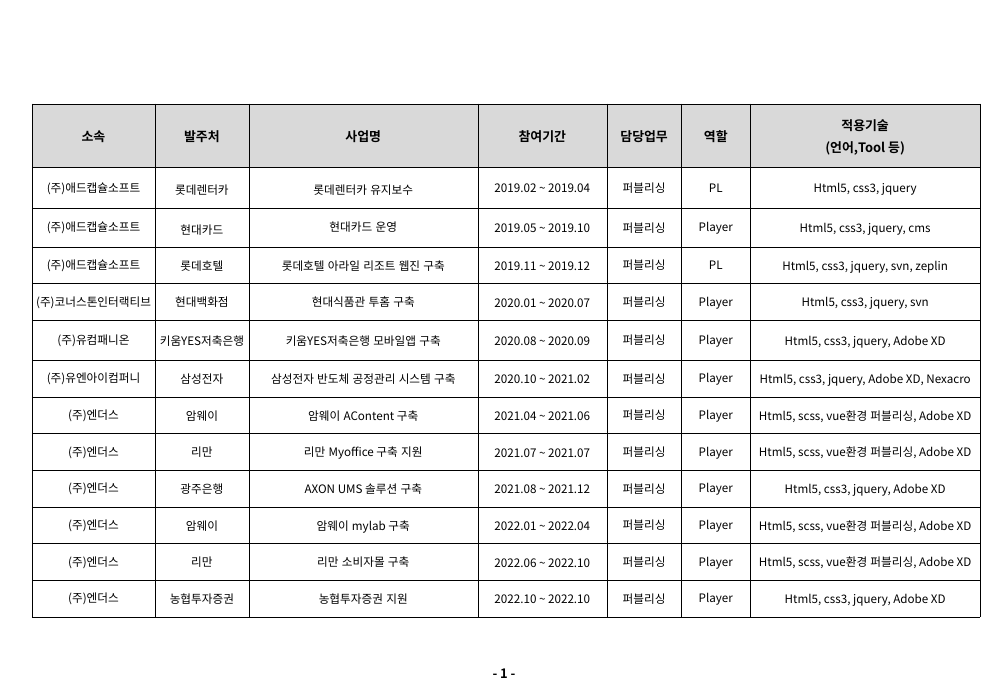
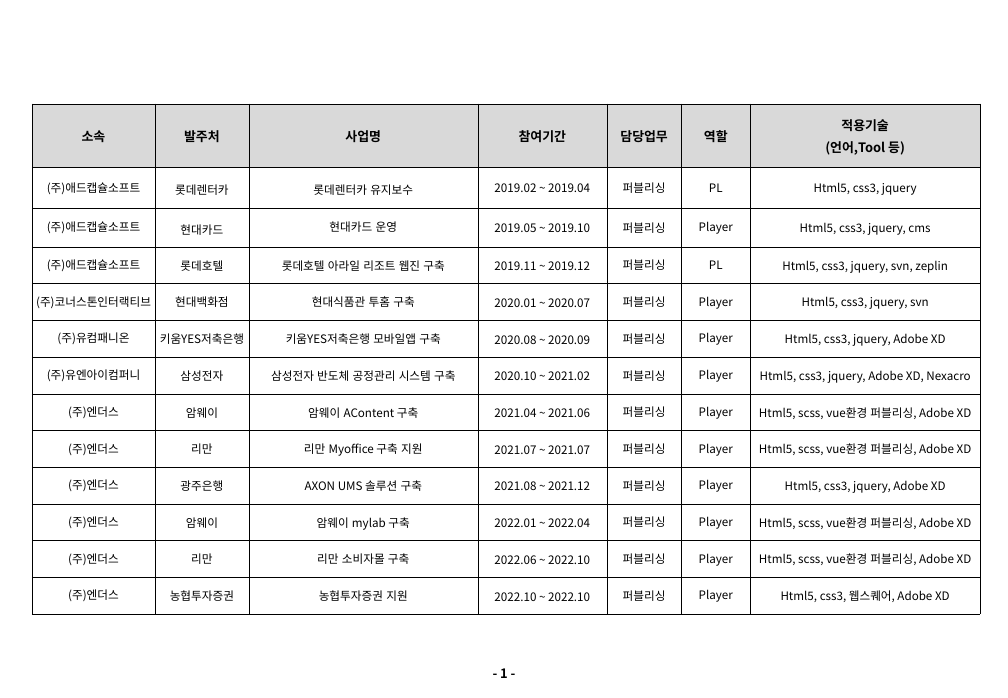
Before and after one commit to creamchu/portfolio, a slide deck: slide 2 of download/career_introduction.pptx. Drawn at 1008x698 pixels with LibreOffice and Linux fonts; fonts in the diff are those of the drawing; background and template pictures are left out. Boxes give left, top, right and bottom in pixels: in the first picture for what was removed or moved away, otherwise in the second. Text is boxed around its words. In the diff, an @@ line names an element or a change of style, - is before the commit and + after.

```diff
--- a/download/career_introduction.pptx
+++ b/download/career_introduction.pptx
@@ table at (32, 103, 980, 613) @@
-row 13, column 7: Html5, css3, jquery, Adobe XD
+row 13, column 7: Html5, css3, 웹스퀘어, Adobe XD
```
Also in this commit, not shown: 3 other files.
